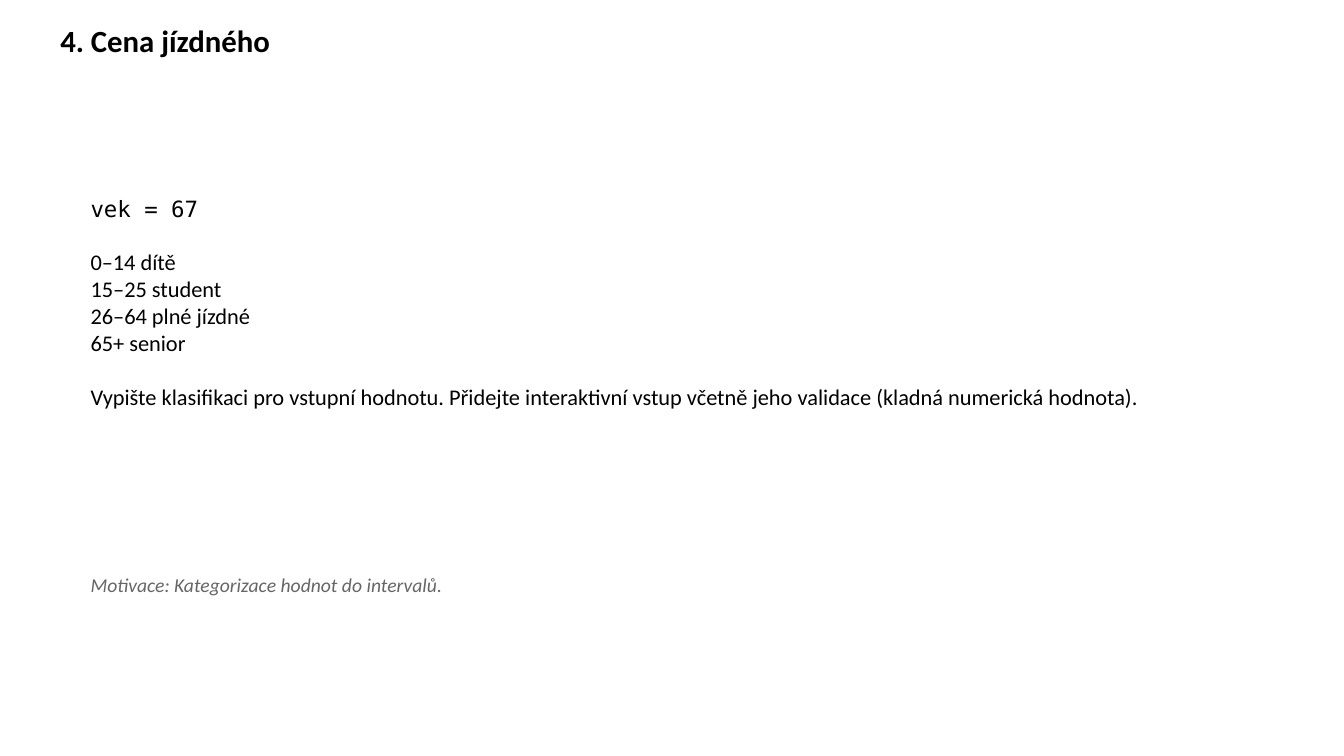
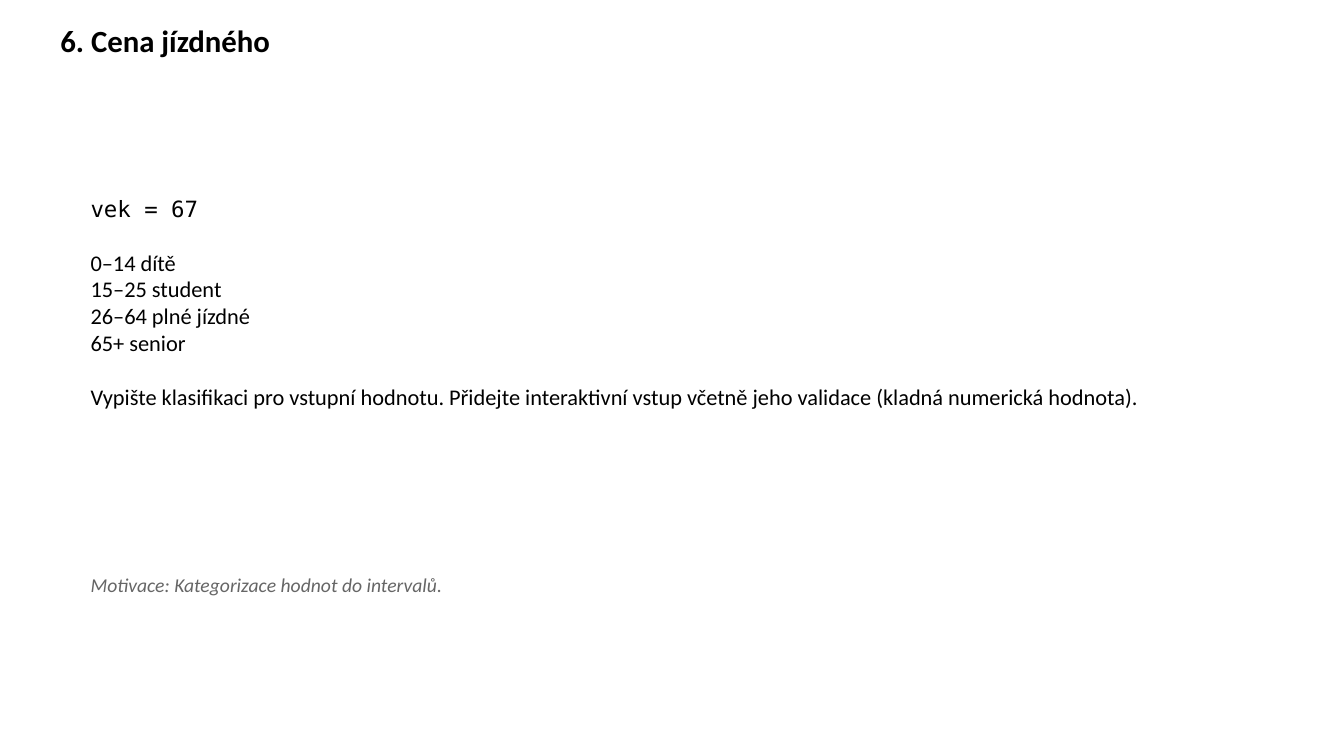
Before and after one commit to k155cvut/uvin, a slide deck: slide 7 of cviceni/cv4/uvin_cv4.pptx (slide 5 before the commit). Drawn at 1344x756 pixels with LibreOffice and Linux fonts; fonts in the diff are those of the drawing. Boxes give left, top, right and bottom in pixels: in the first picture for what was removed or moved away, otherwise in the second. Text is boxed around its words. In the diff, an @@ line names an element or a change of style, - is before the commit and + after.

```diff
--- a/cviceni/cv4/uvin_cv4.pptx
+++ b/cviceni/cv4/uvin_cv4.pptx
@@ text at [60,30,270,58]: text changed @@
-4. Cena jízdného
+6. Cena jízdného
```
Also in this commit, not shown: 10 other slides changed, 2 slides added, 1 other file.
